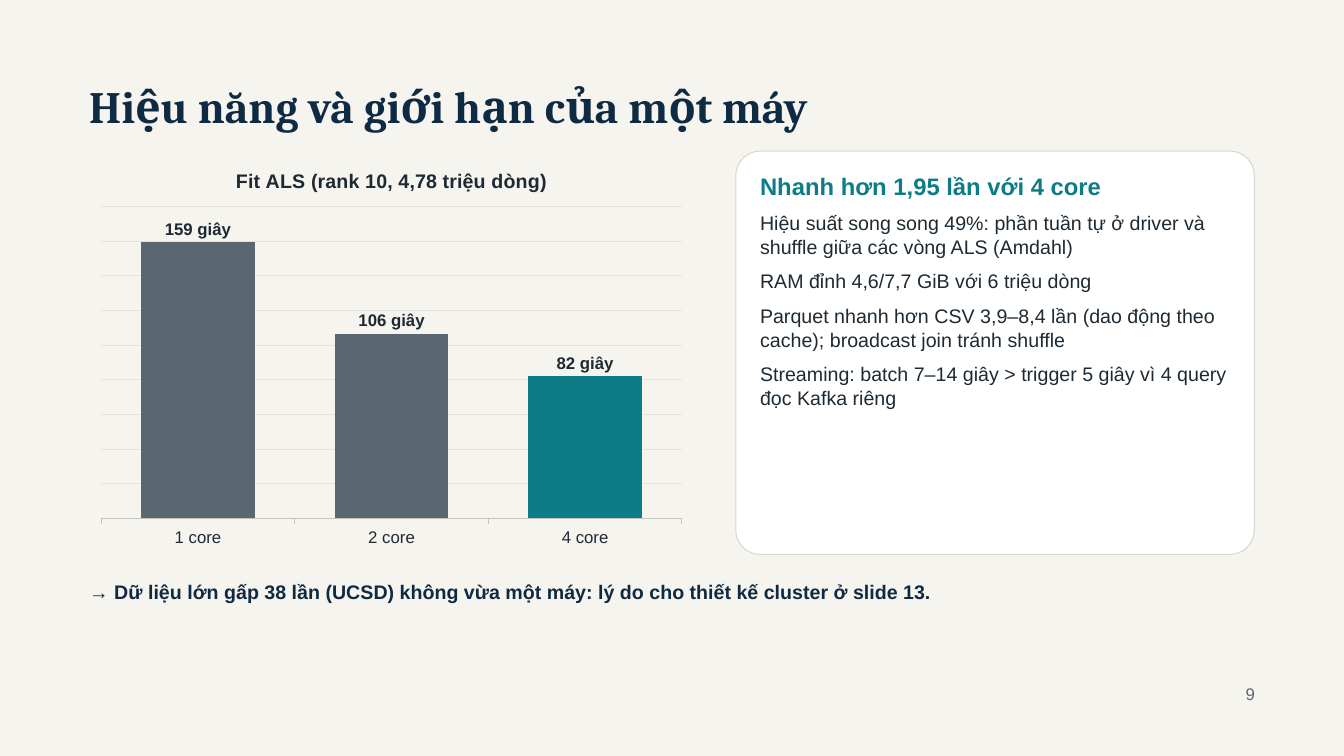
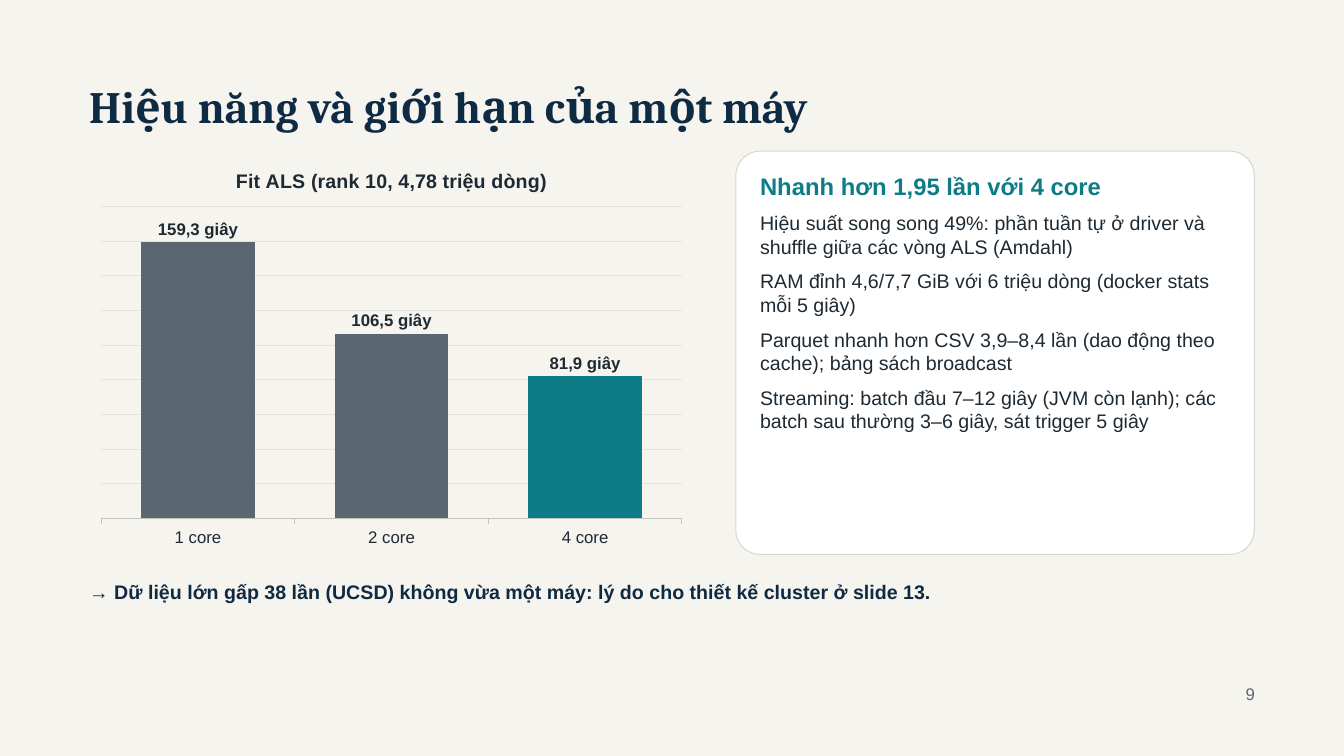
Before and after one commit to haoluonghuynhngoc/Group_06_BigData, a slide deck: slide 9 of Present/BookPulse - BDA501 Session 10 Final Presentation.pptx. Drawn at 1344x756 pixels with LibreOffice and Linux fonts; fonts in the diff are those of the drawing. Boxes give left, top, right and bottom in pixels: in the first picture for what was removed or moved away, otherwise in the second. Text is boxed around its words. In the diff, an @@ line names an element or a change of style, - is before the commit and + after.

```diff
--- a/Present/BookPulse - BDA501 Session 10 Final Presentation.pptx
+++ b/Present/BookPulse - BDA501 Session 10 Final Presentation.pptx
@@ column chart at <box>90,151,695,555</box> @@
@@ data labels of Series 1 added @@
@@ text at <box>760,273,1216,432</box>: text changed @@
-RAM đỉnh 4,6/7,7 GiB với 6 triệu dòng
-Parquet nhanh hơn CSV 3,9–8,4 lần (dao động theo cache); broadcast join tránh shuffle
-Streaming: batch 7–14 giây > trigger 5 giây vì 4 query đọc Kafka riêng
+RAM đỉnh 4,6/7,7 GiB với 6 triệu dòng (docker stats mỗi 5 giây)
+Parquet nhanh hơn CSV 3,9–8,4 lần (dao động theo cache); bảng sách broadcast
+Streaming: batch đầu 7–12 giây (JVM còn lạnh); các batch sau thường 3–6 giây, sát trigger 5 giây
```
Also in this commit, not shown: 12 other slides changed, 45 other files.
